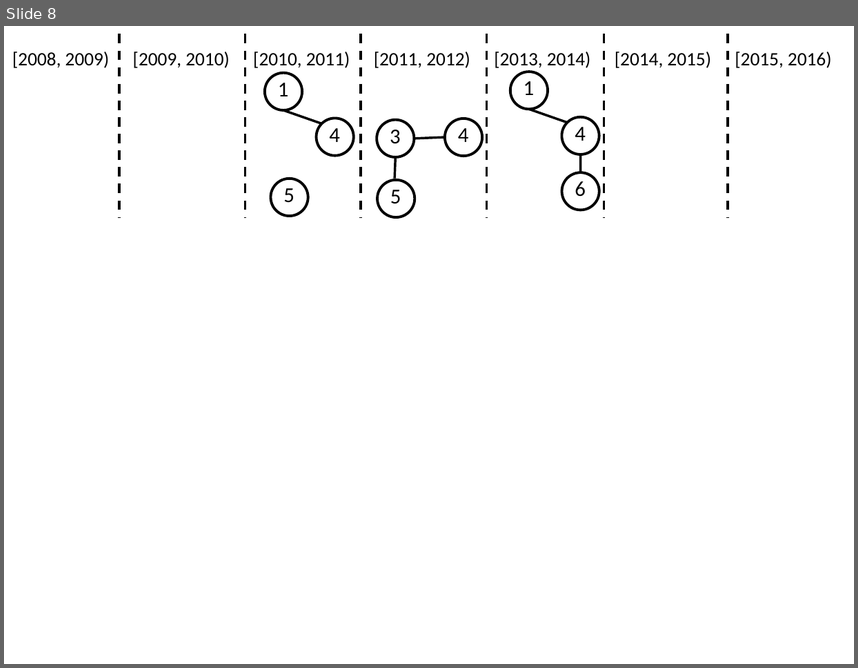
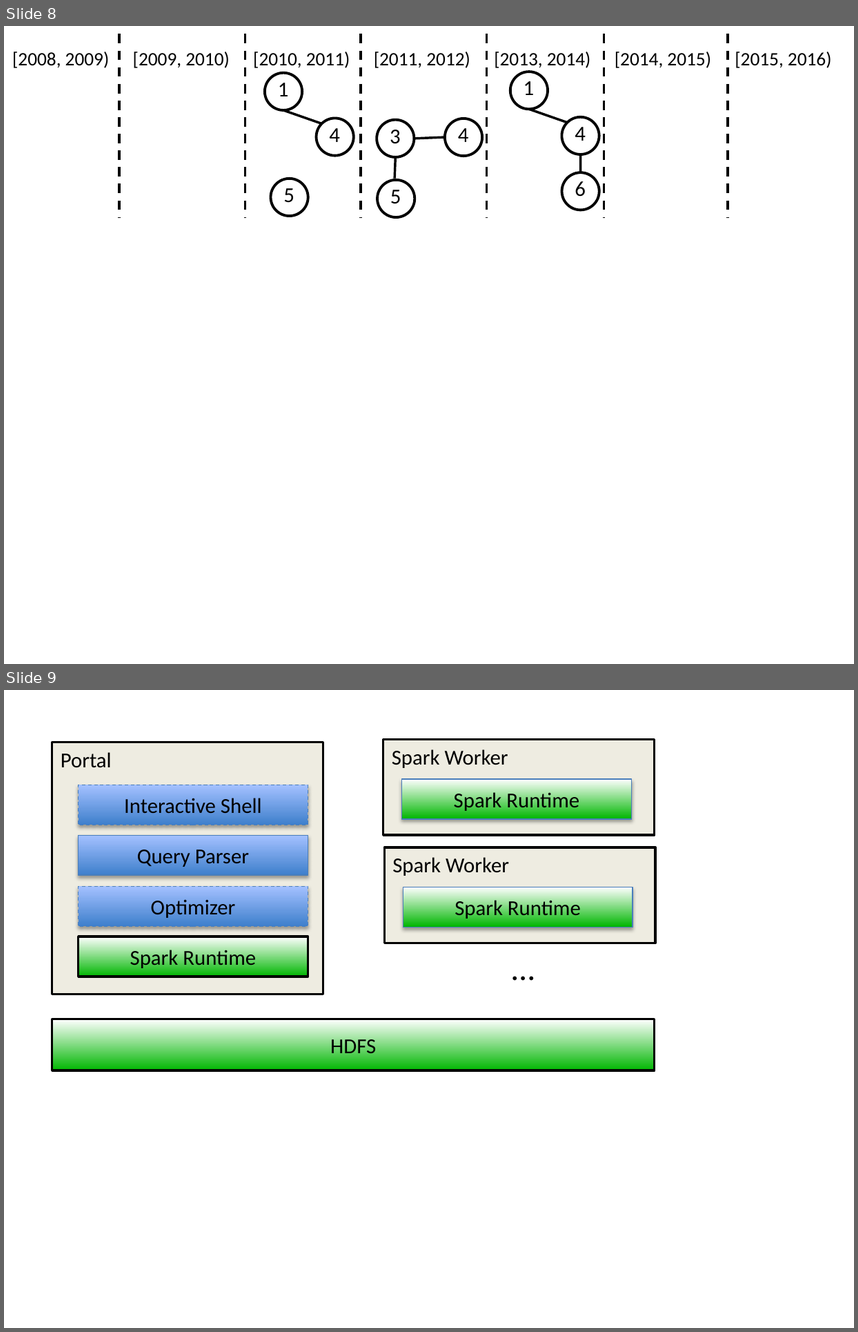
Before and after one commit to PortalDB/portal, a slide deck: paper/sigmod2016/figs/figures.pptx. Shown one above the other, each under a label of ours: slide 8 before the commit, slides 8 and 9 after it. The pictures are 858x668 and 858x1332 pixels, drawn with LibreOffice and Linux fonts; fonts in the diff are those of the drawing. Boxes give left, top, right and bottom in pixels: in the first picture for what was removed or moved away, otherwise in the second. Text is boxed around its words. In the diff, an @@ line names an element or a change of style, - is before the commit and + after.

```diff
--- a/paper/sigmod2016/figs/figures.pptx
+++ b/paper/sigmod2016/figs/figures.pptx
@@ slide 9 added at [4,690,854,1328], background #FFFFFF @@
@@ rectangle added at [52,742,323,994], fill #EEECE1, outline #000000 2 pt, 18 pt, text #000000 @@
+Portal
@@ rectangle added at [383,739,654,834], fill #EEECE1, outline #000000 2 pt, 18 pt, text #000000 @@
+Spark Worker
@@ rectangle added at [78,785,308,825], fill gradient #3F80CE to #A4C4FF, outline #4B7EBC 0.75 pt dashed, 18 pt, text #000000 @@
+Interactive Shell
@@ rectangle added at [402,779,631,819], fill gradient #00B601 to #FFFFFF, outline #4B7EBC 0.75 pt, 18 pt, text #000000 @@
+Spark Runtime
@@ rectangle added at [78,836,308,876], fill gradient #3F80CE to #A4C4FF, outline #4B7EBC 0.75 pt, 18 pt, text #000000 @@
+Query Parser
@@ rectangle added at [384,847,655,943], fill #EEECE1, outline #000000 2 pt, 18 pt, text #000000 @@
+Spark Worker
@@ rectangle added at [78,887,308,926], fill gradient #3F80CE to #A4C4FF, outline #4F81BD 0.75 pt dashed, 18 pt, text #000000 @@
+Optimizer
@@ rectangle added at [403,887,632,927], fill gradient #00B601 to #FFFFFF, outline #4B7EBC 0.75 pt, 18 pt, text #000000 @@
+Spark Runtime
@@ rectangle added at [78,936,308,976], fill gradient #00B601 to #FFFFFF, outline #000000 2 pt, 18 pt, text #000000 @@
+Spark Runtime
@@ text added at [504,943,544,992], 28 pt, text #000000 @@
+…
@@ rectangle added at [52,1019,655,1070], fill gradient #00B601 to #FFFFFF, outline #000000 2 pt, 18 pt, text #000000 @@
+HDFS
```
Also in this commit, not shown: 2 other files.
